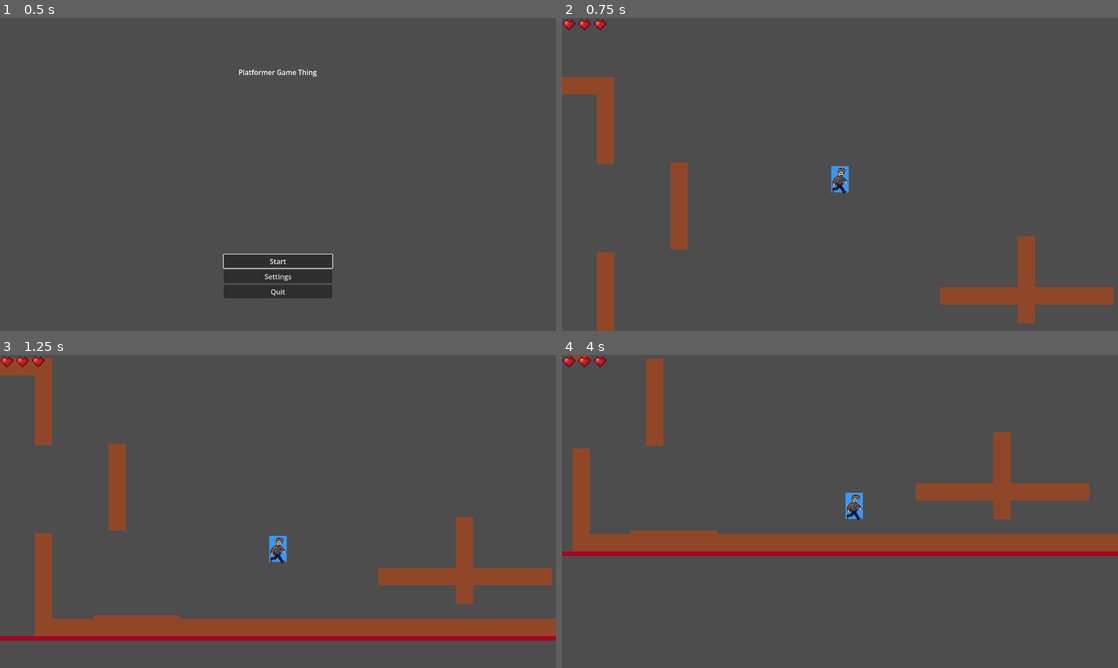
Above: before the commit, frames 1-4 (two rows, left to right).
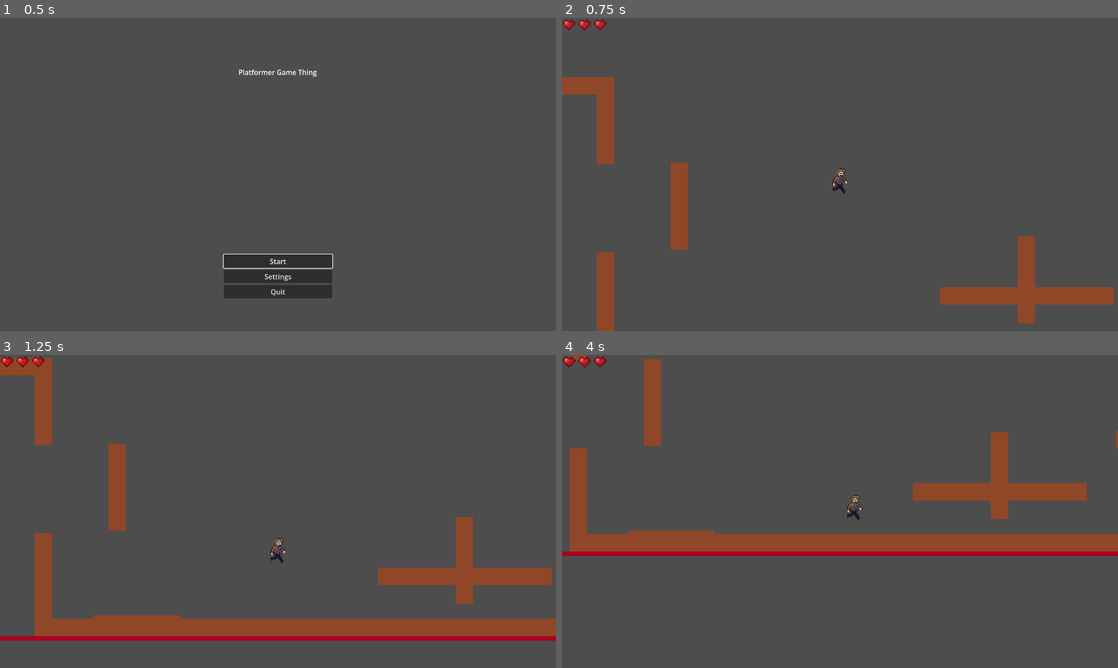
Above: after the commit, the same moments.

Repository: ShadowKnight-13/Platformer-Game
Game: Godot game, scene res://UI/main_menu.tscn
The game is run twice, just before and just after one commit, with the same random seed, the same clock (stepped at 60 frames per second) and the same inputs.
Inputs:
- Up to frame 1 (0.5 s): no input
- Up to frame 2 (0.75 s): click "Start" at 0.5 s
- Up to frame 3 (1.25 s): no input
- Up to frame 4 (4 s): hold D (move_right) 1.28-2.78 s; tap Shift (dash) every 0.75 s from 1.35 to 3.6 s; tap Space (jump) at 1.52, 2.27, 3.77 s; hold A (move_left) 2.78-3.53 s; hold D (move_right) from 3.53 s (still down)

Frame 1 is identical in both runs. In frame 2, 0.2% of the frame differs, in the area x 48-52%, y 47-56%; in frame 3, 0.2%; in frame 4, 1.1%, in the area x 1-100%, y 0-63%.

Commit message:
updated player hitbox

Diff:
--- a/Level.tscn
+++ b/Level.tscn
@@ -56,6 +56,10 @@
 position = Vector2(-1503, 631)
 rotation = -6.2831855
 
+[node name="Platform20" parent="." unique_id=1292732740 instance=ExtResource("1_qw8cm")]
+position = Vector2(-1774, 631)
+rotation = -6.2831855
+
 [node name="Platform6" parent="." unique_id=1001715764 instance=ExtResource("1_qw8cm")]
 position = Vector2(-340, 80)
 rotation = 1.5707964
@@ -75,7 +79,17 @@
 scale = Vector2(2.5, 1)
 
 [node name="Platform14" parent="." unique_id=1629696836 instance=ExtResource("1_qw8cm")]
-position = Vector2(-1276, 270.00003)
+position = Vector2(-1290, 256)
+rotation = 1.5707964
+scale = Vector2(2.5, 1)
+
+[node name="Platform21" parent="." unique_id=50217877 instance=ExtResource("1_qw8cm")]
+position = Vector2(-1854, 362)
+rotation = 1.5707964
+scale = Vector2(2.5, 1)
+
+[node name="Platform19" parent="." unique_id=858511435 instance=ExtResource("1_qw8cm")]
+position = Vector2(-1645, 272)
 rotation = 1.5707964
 scale = Vector2(2.5, 1)
 
@@ -143,3 +157,11 @@
 [node name="KillObject7" parent="." unique_id=320716982 instance=ExtResource("3_2nifc")]
 position = Vector2(-806, 72)
 scale = Vector2(1, 11.5)
+
+[node name="KillObject8" parent="." unique_id=1718908110 instance=ExtResource("3_2nifc")]
+position = Vector2(-1834, 494)
+scale = Vector2(1, 5)
+
+[node name="KillObject9" parent="." unique_id=715915132 instance=ExtResource("3_2nifc")]
+position = Vector2(-1665, 497)
+scale = Vector2(1, 5)
--- a/Player.tscn
+++ b/Player.tscn
@@ -5,7 +5,7 @@
 [ext_resource type="PackedScene" uid="uid://dumlqjvjwddcd" path="res://interaction_area.tscn" id="3_kne1u"]
 
 [sub_resource type="RectangleShape2D" id="RectangleShape2D_v6p7n"]
-size = Vector2(40, 60)
+size = Vector2(26, 60)
 
 [sub_resource type="Animation" id="Animation_5ncpa"]
 resource_name = "Dash"
@@ -135,9 +135,11 @@
 script = ExtResource("1_8y7yc")
 
 [node name="CollisionShape2D" type="CollisionShape2D" parent="." unique_id=487469612]
+position = Vector2(1, 0)
 shape = SubResource("RectangleShape2D_v6p7n")
 
 [node name="ColorRect" type="ColorRect" parent="." unique_id=834329966]
+visible = false
 offset_left = -20.0
 offset_top = -30.0
 offset_right = 20.0
